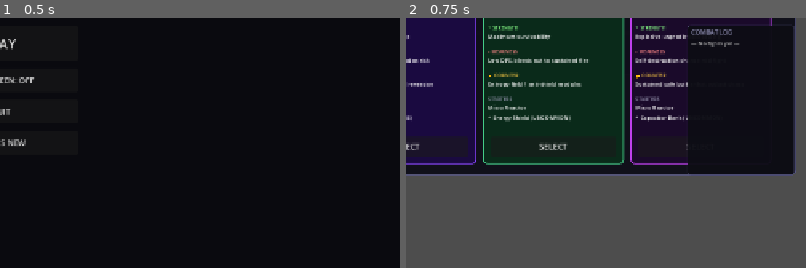
Above: before the commit, frames 1-2 (left to right).
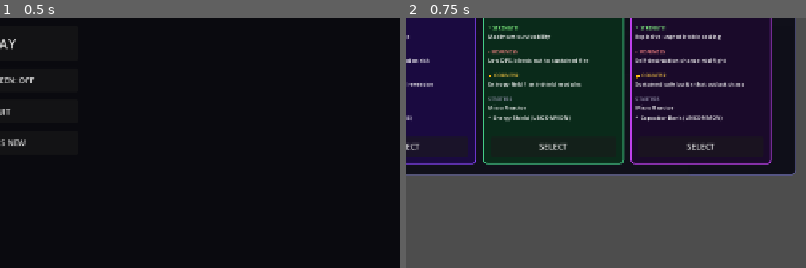
Above: after the commit, the same moments.

Repository: bbayram-l/ChroneForge-Arena
Game: Godot game, scene res://scenes/MainMenu.tscn
The game is run twice, just before and just after one commit, with the same random seed, the same clock (stepped at 60 frames per second) and the same inputs.
Inputs:
- Up to frame 1 (0.5 s): no input
- Up to frame 2 (0.75 s): click "PLAY" at 0.5 s
The pictures show only the part of the screen within x 50-100%, y 45-95%; the shares and areas given below are measured in that part.

Frame 1 is identical in both runs. In frame 2, 2.1% of the frame differs, in the area x 70-98%, y 3-63%.

Commit message:
fix: 6 bugs from 3-game live session
1. Archetype panel z_index=5 — PARADOX GAMBLER no longer blocked by combat log overlay
2. Shop panel y: 640→636 — cards now fit within 800px viewport (164px tall, exact fit)
3. RUN OVER always shows last fight results before run-over panel overlays
4. Combat log cleared to '— No fights yet —' when entering new shop phase
5. [OVERCHARGE] keyword renamed [OVERPWR] — removes naming collision with Overcharge synergy
6. Replay speed button: '1× ▶ 2×' / '2× ■ 1×' — current speed visible at a glance

Co-Authored-By: Claude Sonnet 4.6 <noreply@anthropic.com>

Diff:
--- a/scripts/ui/Main.gd
+++ b/scripts/ui/Main.gd
@@ -139,7 +139,7 @@
 
 	# Shop panel — below HUD
 	shop_panel = ShopPanel.new()
-	shop_panel.position = Vector2(22.0, 640.0)
+	shop_panel.position = Vector2(22.0, 636.0)
 	canvas.add_child(shop_panel)
 	shop_panel.module_selected.connect(_on_module_selected)
 	shop_panel.drag_started.connect(_on_shop_drag_started)
@@ -573,7 +573,7 @@
 		_last_result.get("duration_seconds", 0.0),
 	]
 	var speed_btn: Button = _replay_panel.get_node("SpeedBtn")
-	speed_btn.text = "▶▶  2×"
+	speed_btn.text = "1×  ▶  2×"
 
 	_results_panel.visible = false
 	_replay_panel.visible  = true
@@ -667,14 +667,14 @@
 	var parts: PackedStringArray = []
 	if p_burn  > 0: parts.append("[BURN x%d]" % p_burn)
 	if p_crack > 0: parts.append("[CRACK x%d]" % p_crack)
-	if p_oc:        parts.append("[OVERCHARGE]")
+	if p_oc:        parts.append("[OVERPWR]")
 	p_kw.text = "  ".join(parts)
 
 	var e_kw: Label = _replay_panel.get_node("EnemyKeywords")
 	var eparts: PackedStringArray = []
 	if e_burn  > 0: eparts.append("[BURN x%d]" % e_burn)
 	if e_crack > 0: eparts.append("[CRACK x%d]" % e_crack)
-	if e_oc:        eparts.append("[OVERCHARGE]")
+	if e_oc:        eparts.append("[OVERPWR]")
 	e_kw.text = "  ".join(eparts)
 
 func _replay_update_events(events: Array, tick: int) -> void:
@@ -734,7 +734,7 @@
 	_replay_speed_fast = not _replay_speed_fast
 	_replay_timer.wait_time = CombatEngine.TICK_RATE * (0.5 if _replay_speed_fast else 1.0)
 	var speed_btn: Button = _replay_panel.get_node("SpeedBtn")
-	speed_btn.text = "▶  1×" if _replay_speed_fast else "▶▶  2×"
+	speed_btn.text = "2×  ■  1×" if _replay_speed_fast else "1×  ▶  2×"
 
 func _stop_replay() -> void:
 	_replay_timer.stop()
@@ -791,6 +791,7 @@
 	var panel := Panel.new()
 	panel.position = Vector2(15.0, 155.0)
 	panel.size     = Vector2(PANEL_W, 460.0)
+	panel.z_index  = 5   # above combat log (z=0) and other overlays
 
 	var style := StyleBoxFlat.new()
 	style.bg_color     = Color(0.06, 0.06, 0.10, 0.98)
@@ -1052,6 +1053,7 @@
 	_style_btn(_upgrade_btn, Color("4a3a08"), Color("7a6010"))
 	player_grid_view.clear_highlights()
 	player_grid_view.set_mode_overlay("")
+	_combat_log.text = "— No fights yet —"
 
 	# Reset any overload-disabled modules from the previous fight
 	for mod in player_grid.get_all_modules():
@@ -1133,6 +1135,9 @@
 		GameState.player_lives,
 	])
 
+	# Always show the fight results first — even on the final life
+	_populate_results_panel(result)
+
 	if GameState.is_run_over():
 		_enter_run_over()
 		return
@@ -1145,7 +1150,7 @@
 func _enter_run_over() -> void:
 	phase = Phase.RUN_OVER
 	GameLogger.log_run_end(GameState.current_round - 1, GameState.total_wins, GameState.total_losses, GameState.mmr)
-	_results_panel.visible = false
+	# Leave _results_panel visible — run_over panel overlays it so player sees the last fight
 	_action_btn.disabled = true
 	var stats_lbl: Label = _run_over_panel.get_node("StatsLabel")
 	stats_lbl.text = (
@@ -1580,8 +1585,6 @@
 	])
 	_last_result = result
 	_update_combat_log(result.get("event_log", []), result.winner)
-	if phase != Phase.RUN_OVER:
-		_populate_results_panel(result)
 
 func _update_combat_log(log: Array, winner: String) -> void:
 	const HIGHLIGHT := ["dodge", "paradox_overload", "emp_lock", "reflect",
